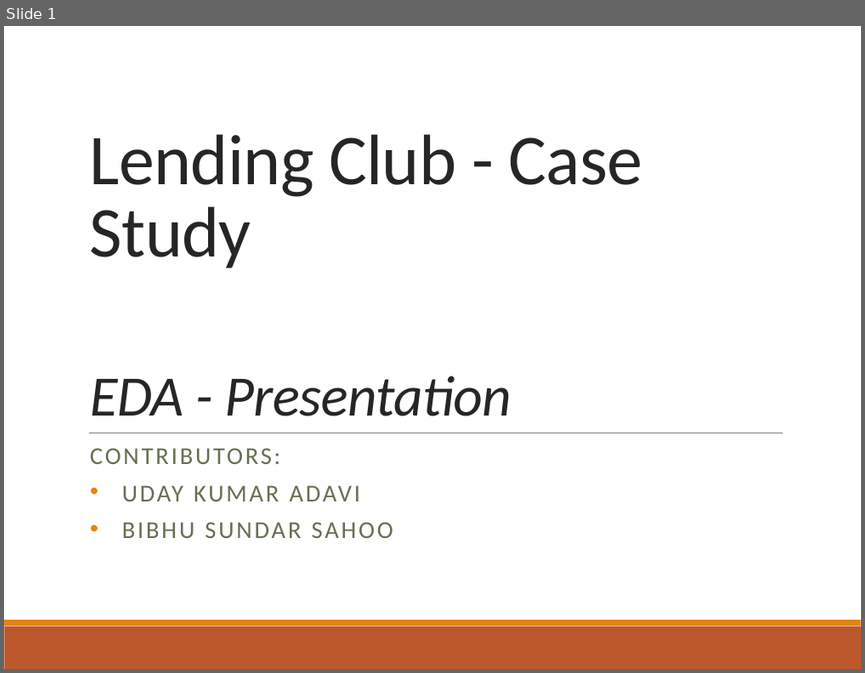
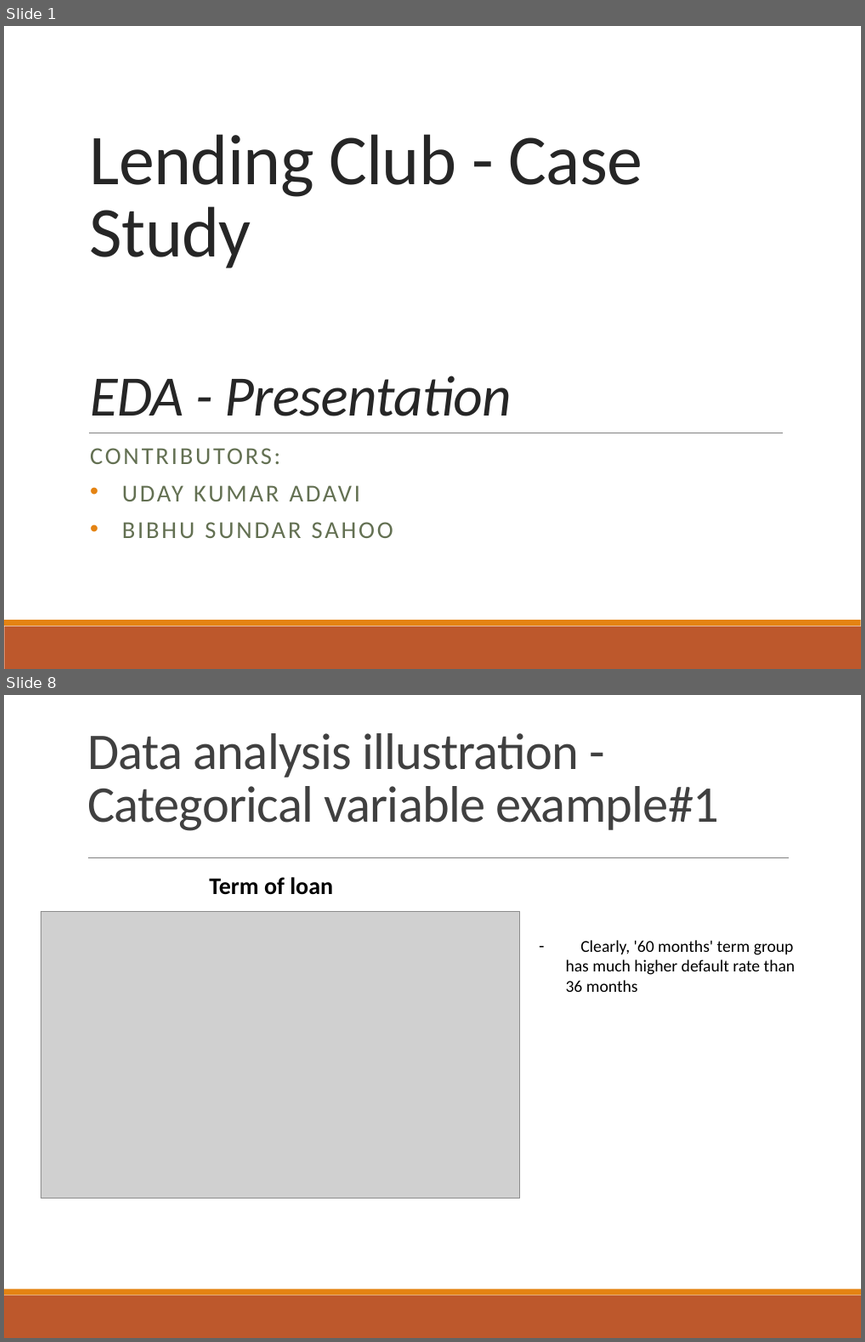
Before and after one commit to udaykadavi/LendingClubCaseStudy, a slide deck: Lending Club Case Study.pptx. Shown one above the other, each under a label of ours: slide 1 before the commit, slides 1 and 8 after it; the slides between them are not shown. The pictures are 865x673 and 865x1342 pixels, drawn with LibreOffice and Linux fonts; fonts in the diff are those of the drawing; grey boxes stand for pictures. Boxes give left, top, right and bottom in pixels: in the first picture for what was removed or moved away, otherwise in the second. Text is boxed around its words. In the diff, an @@ line names an element or a change of style, - is before the commit and + after.

```diff
--- a/Lending Club Case Study.pptx
+++ b/Lending Club Case Study.pptx
@@ slide 8 added at (4,695,861,1338), background #FFFFFF; not listed: 2 template elements that a slide beside it also shows @@
@@ title added at (87,733,719,831), 43.2 pt, text #404040 @@
+Data analysis illustration -
+Categorical variable example#1
@@ line added from (88, 858) to (788, 858), #808080 0.5 pt @@
@@ text added at (209,877,333,895), 20 pt, text #000000, bold @@
+Term of loan
@@ picture added at (41,911,520,1198) @@
@@ text added at (566,940,795,992), 14 pt, text #000000 @@
+– Clearly, '60 months' term group has much higher default rate than 36 months
```
Also in this commit, not shown: 4 slides changed, 6 other slides added, 3 slides removed, 3 other files.
